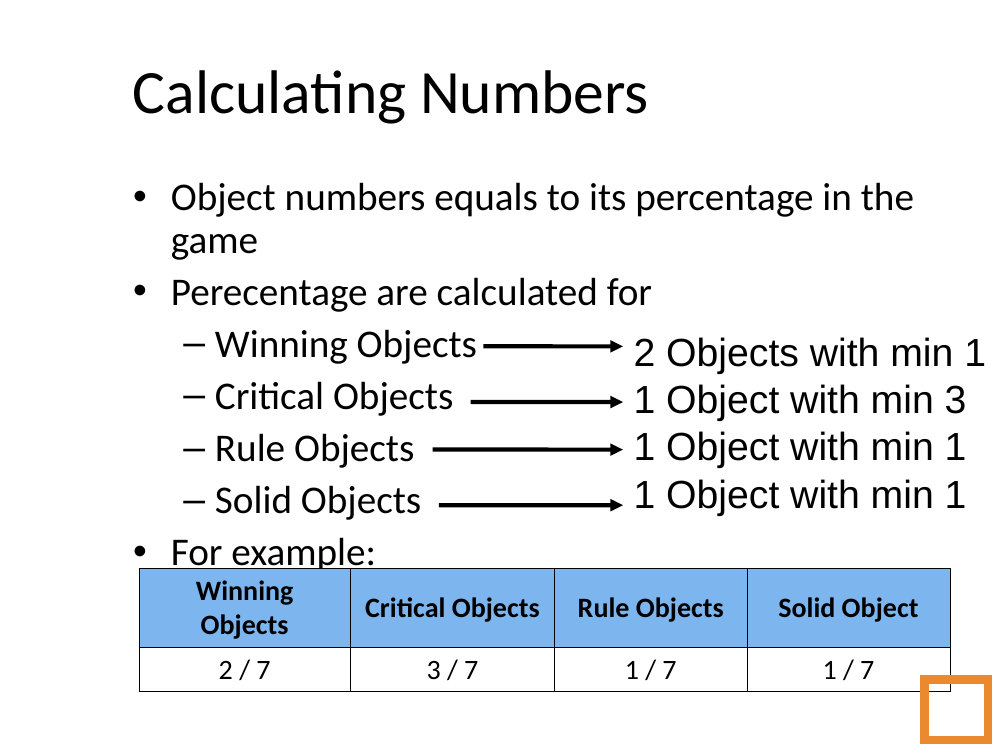
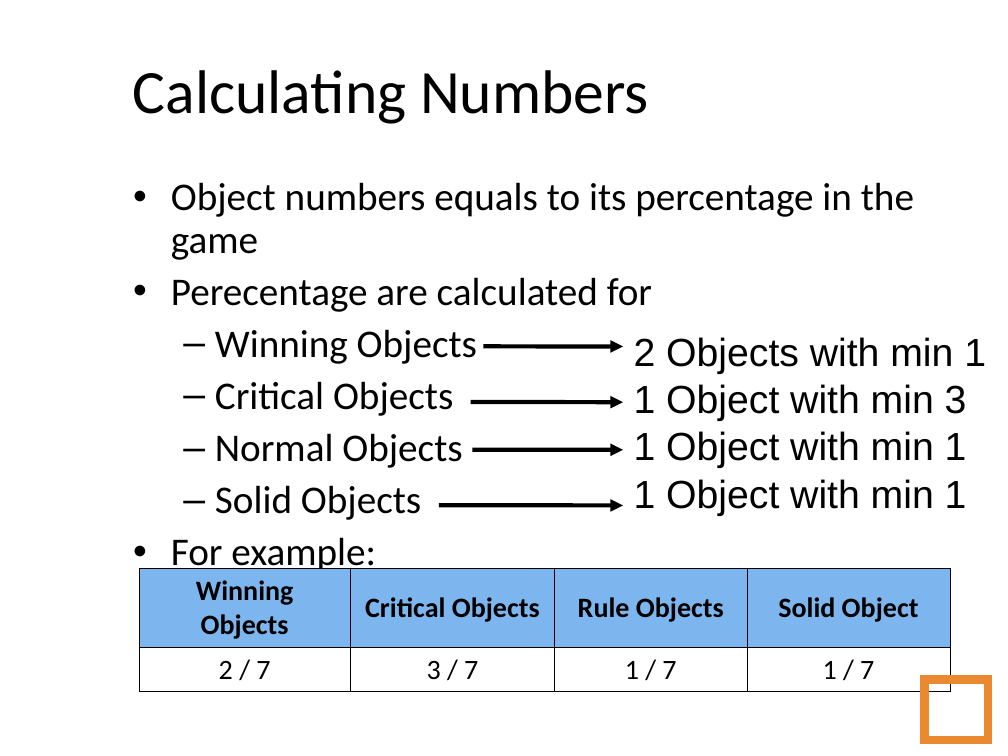
Before and after one commit to amidos2006/Automatic-Game-Script-Generation, a slide deck: slide 29 of Presentation/Automatic Game Script Generation.ppt. Drawn at 1008x756 pixels with LibreOffice and Linux fonts; fonts in the diff are those of the drawing; background and template pictures are left out. Boxes give left, top, right and bottom in pixels: in the first picture for what was removed or moved away, otherwise in the second. Text is boxed around its words. In the diff, an @@ line names an element or a change of style, - is before the commit and + after.

```diff
--- a/Presentation/Automatic Game Script Generation.ppt
+++ b/Presentation/Automatic Game Script Generation.ppt
@@ text at bbox=[215, 433, 462, 468]: text changed @@
-  – Rule Objects
+  – Normal Objects
@@ arrow moved from (432, 450) - (623, 450) to (473, 450) - (623, 450) @@
```
Also in this commit, not shown: 7 other slides changed.
